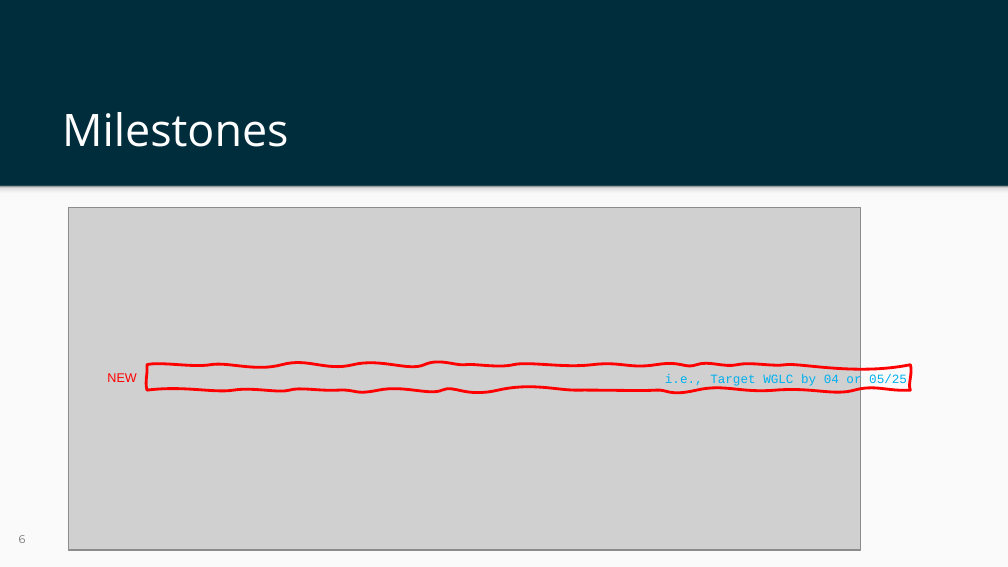
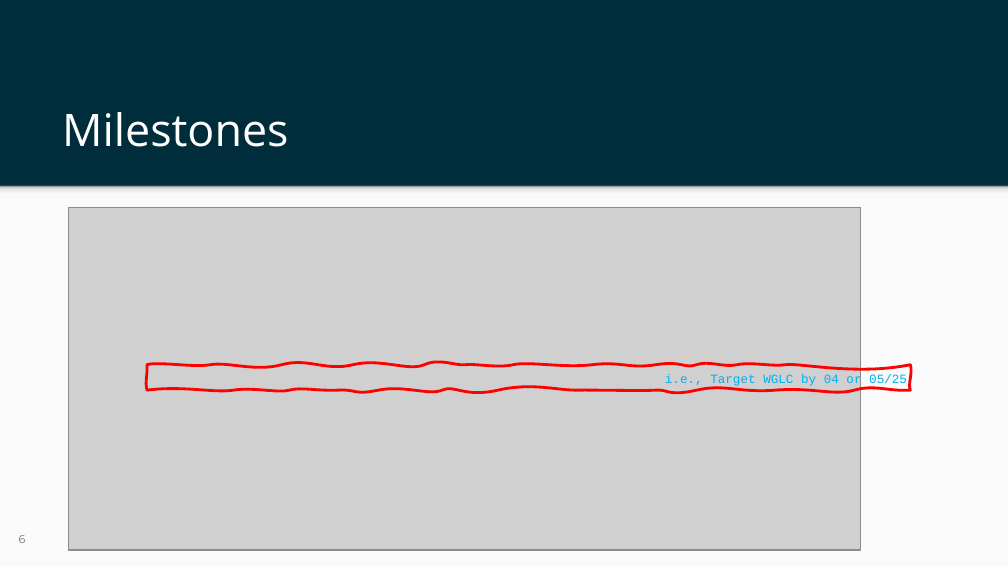
Before and after one commit to ietf-wg-nmop/IETF-Meetings, a slide deck: slide 6 of interim-14022025/nmop-chairs-slides.pptx. Drawn at 1008x567 pixels with LibreOffice and Linux fonts; fonts in the diff are those of the drawing; grey boxes stand for pictures; background and template pictures are left out. Boxes give left, top, right and bottom in pixels: in the first picture for what was removed or moved away, otherwise in the second. Text is boxed around its words. In the diff, an @@ line names an element or a change of style, - is before the commit and + after.

```diff
--- a/interim-14022025/nmop-chairs-slides.pptx
+++ b/interim-14022025/nmop-chairs-slides.pptx
@@ text removed at bbox=[107, 373, 136, 382] @@
-NEW
```
Also in this commit, not shown: 1 other slide changed.
